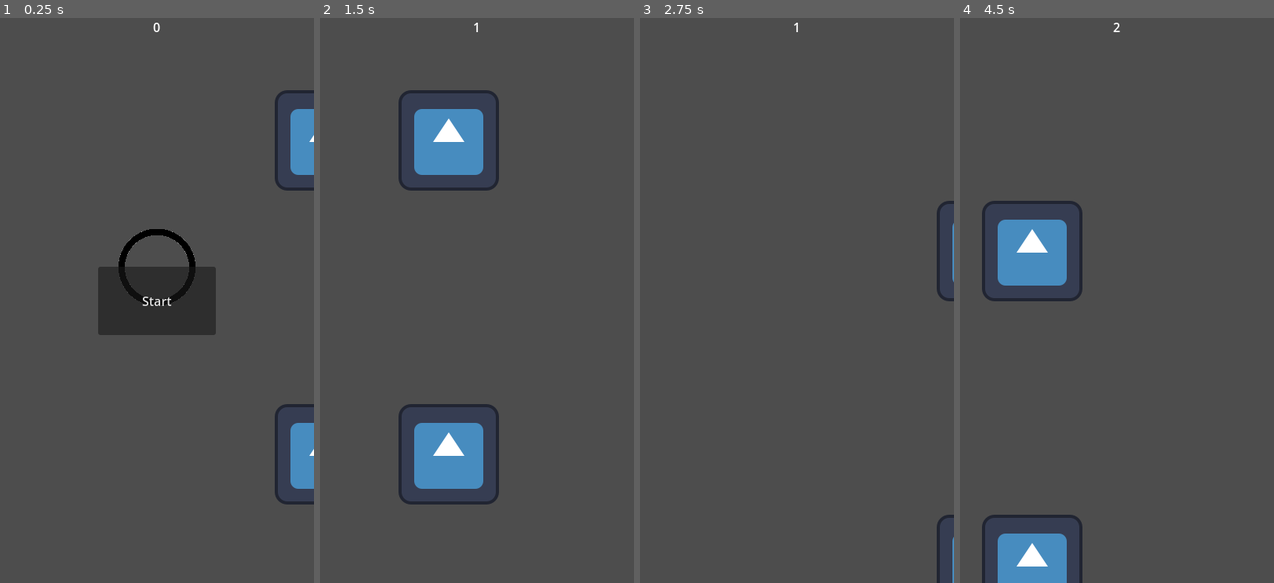
Above: before the commit, frames 1-4 (left to right).
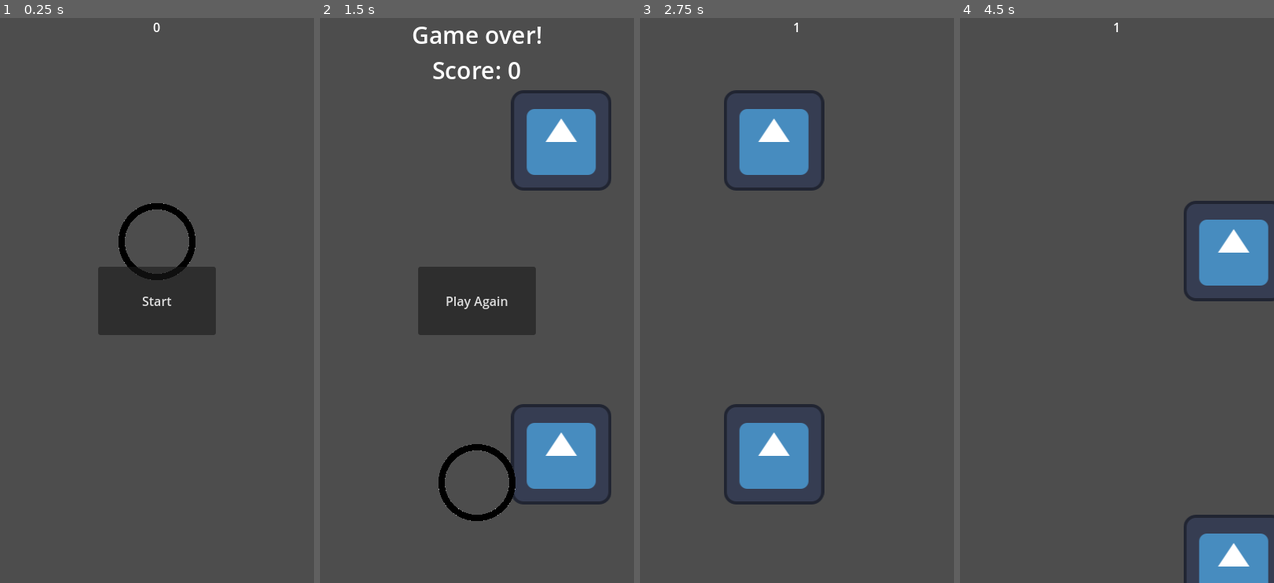
Above: after the commit, the same moments.

Repository: coreypowerdejong/flappy-bird
Game: Godot game, scene res://main.tscn
Two runs of this game, one before a commit and one after it. Both use one fixed random seed, a clock stepped at 60 frames per second and the inputs below. The engine's default icon, where the game draws it, is replaced by a stand-in: a white triangle on a blue panel in a dark square.
Inputs (mouse positions are in pixels of both pictures, inside the frame that each line leads up to):
- Up to frame 1 (0.25 s): no input
- Up to frame 2 (1.5 s): click "Start" at 0.5 s
- Up to frame 3 (2.75 s): tap Space (jump) at 1.52 s; click (797, 300) at 2 s, where only the run after the commit has a clickable "Play Again"
- Up to frame 4 (4.5 s): tap Space (jump) at 3.02 s

The runs differ from the first frame. In frame 1, 3.7% of the frame differs, in the area x 37-100%, y 12-87%; in frame 2, 19%, in the area x 25-93%, y 0-90%; in frame 3, 7.0%; in frame 4, 11%.

Commit message:
Add game over message and game pause when colliding

Diff:
--- a/HUD.gd
+++ b/HUD.gd
@@ -1,12 +1,15 @@
 extends CanvasLayer
 
 signal start_game
+signal pause
 
 var score
 # Called when the node enters the scene tree for the first time.
 func _ready():
 	score = 0
 	$ScoreLabel.text = str(score)
+	$GameOverLabel.hide()
+	pause.emit()
 
 
 # Called every frame. 'delta' is the elapsed time since the previous frame.
@@ -21,8 +24,15 @@
 
 func _on_start_button_pressed():
 	$StartButton.hide()
+	$GameOverLabel.hide()
+	$ScoreLabel.show()
 	start_game.emit()
 
 
 func _on_pipe_body_entered(body):
-	print("Hit!")
+	$StartButton.show()
+	$StartButton.text = "Play Again"
+	$GameOverLabel.text = "Game over!\nScore: " + str(score)
+	$ScoreLabel.hide()
+	$GameOverLabel.show()
+	pause.emit()
--- /dev/null
+++ b/main.gd
@@ -0,0 +1,19 @@
+extends Node2D
+
+
+# Called when the node enters the scene tree for the first time.
+func _ready():
+	pass # Replace with function body.
+
+
+# Called every frame. 'delta' is the elapsed time since the previous frame.
+func _process(delta):
+	pass
+
+
+func _on_hud_pause():
+	get_tree().paused = true
+
+
+func _on_hud_start_game():
+	get_tree().paused = false
--- a/main.tscn
+++ b/main.tscn
@@ -1,6 +1,7 @@
-[gd_scene load_steps=8 format=3 uid="uid://bi6bde8mdjeee"]
+[gd_scene load_steps=9 format=3 uid="uid://bi6bde8mdjeee"]
 
 [ext_resource type="Script" path="res://bird.gd" id="1_n5ngb"]
+[ext_resource type="Script" path="res://main.gd" id="1_rphra"]
 [ext_resource type="Texture2D" uid="uid://6u7m0q0bsxw" path="res://debug_circle.png" id="1_rt342"]
 [ext_resource type="Script" path="res://pipe.gd" id="3_kgtnp"]
 [ext_resource type="Texture2D" uid="uid://co5me0f41s647" path="res://icon.svg" id="3_mn8v4"]
@@ -13,6 +14,7 @@
 radius = 47.8539
 
 [node name="main" type="Node2D"]
+script = ExtResource("1_rphra")
 
 [node name="pipe" type="Node2D" parent="."]
 position = Vector2(116, 156)
@@ -51,6 +53,7 @@
 texture = ExtResource("1_rt342")
 
 [node name="HUD" type="CanvasLayer" parent="."]
+process_mode = 3
 script = ExtResource("5_yewmo")
 
 [node name="ScoreLabel" type="Label" parent="HUD"]
@@ -79,7 +82,22 @@
 size_flags_vertical = 4
 text = "Start"
 
+[node name="GameOverLabel" type="Label" parent="HUD"]
+anchors_preset = 5
+anchor_left = 0.5
+anchor_right = 0.5
+offset_left = -83.0
+offset_right = 83.0
+offset_bottom = 109.0
+grow_horizontal = 2
+theme_override_font_sizes/font_size = 30
+text = "Game over!
+Score:"
+horizontal_alignment = 1
+
 [connection signal="score_point" from="pipe" to="HUD" method="_on_pipe_score_point"]
 [connection signal="body_entered" from="pipe/top_pipe" to="HUD" method="_on_pipe_body_entered"]
 [connection signal="body_entered" from="pipe/bottom_pipe" to="HUD" method="_on_pipe_body_entered"]
+[connection signal="pause" from="HUD" to="." method="_on_hud_pause"]
+[connection signal="start_game" from="HUD" to="." method="_on_hud_start_game"]
 [connection signal="pressed" from="HUD/StartButton" to="HUD" method="_on_start_button_pressed"]
